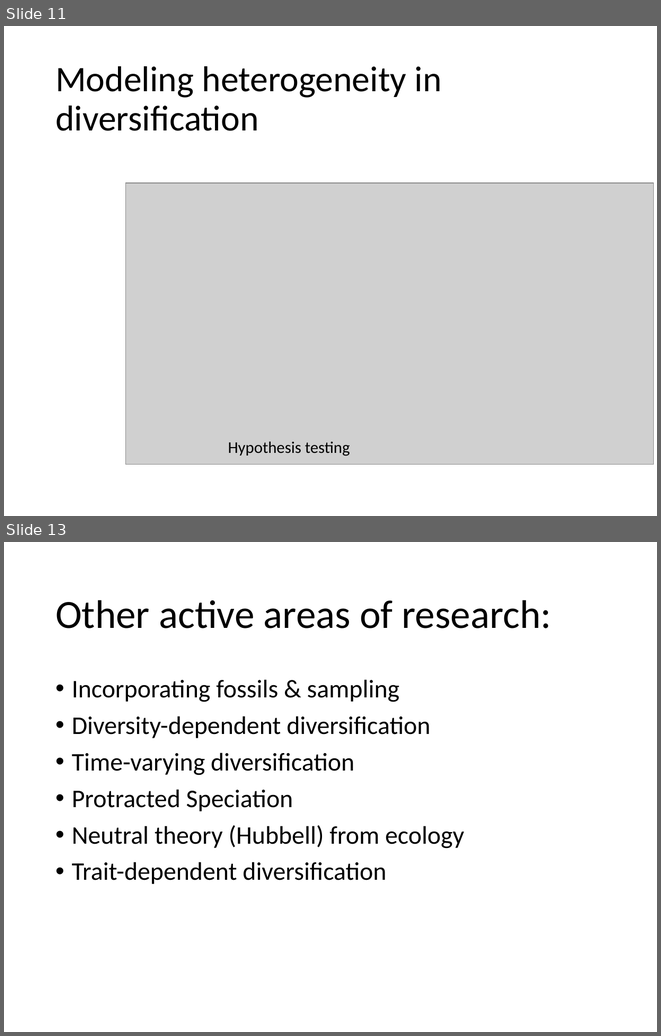
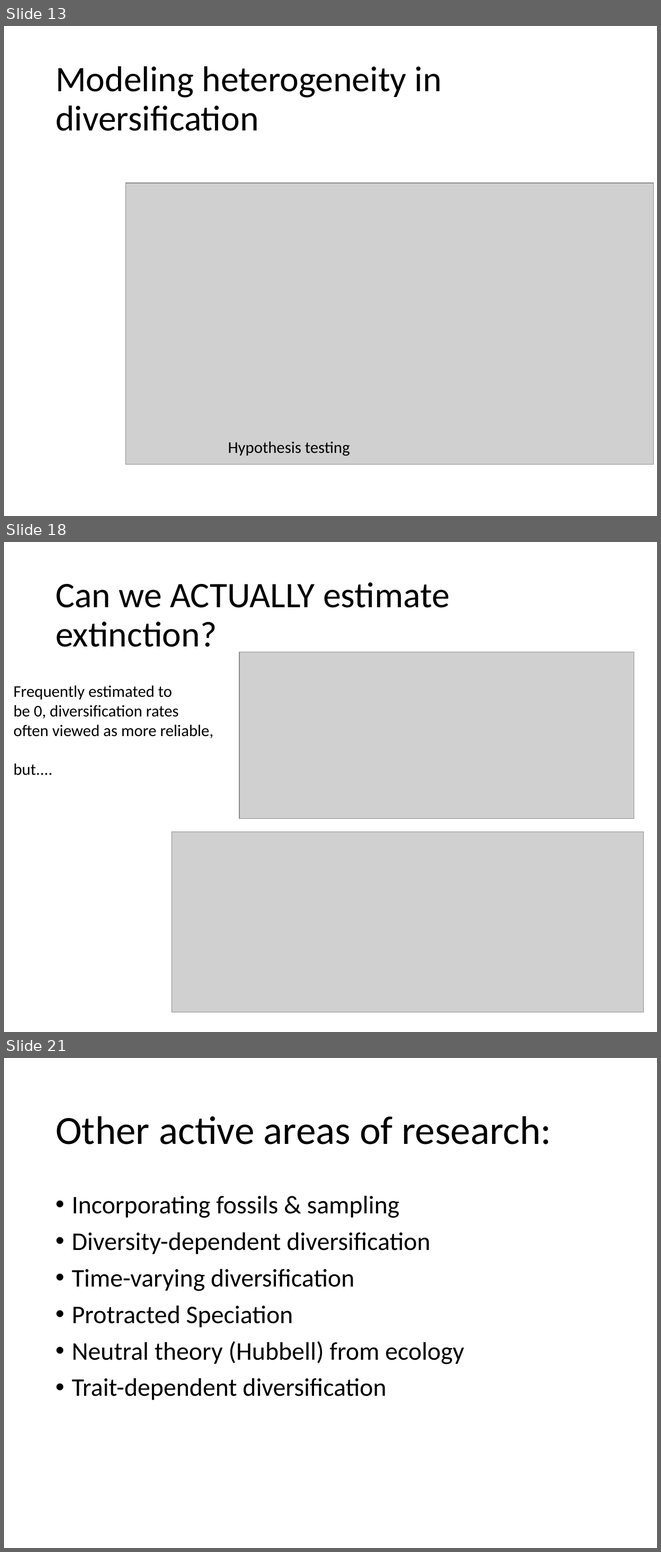
Before and after one commit to uyedaj/macrophy_course, a slide deck: lectures/slides/Diversification&SSE.pptx. Shown one above the other, each under a label of ours: slides 11 and 13 before the commit, slides 13, 18 and 21 after it; the slides between them are not shown. The pictures are 661x1036 and 661x1552 pixels, drawn with LibreOffice and Linux fonts; fonts in the diff are those of the drawing; grey boxes stand for pictures. Boxes give left, top, right and bottom in pixels: in the first picture for what was removed or moved away, otherwise in the second. Text is boxed around its words. In the diff, an @@ line names an element or a change of style, - is before the commit and + after.

Commit message:
Diversification lecture

```diff
--- a/lectures/slides/Diversification&SSE.pptx
+++ b/lectures/slides/Diversification&SSE.pptx
@@ slide 18 added at (4,542,657,1032), background #FFFFFF @@
@@ title added at (55,582,450,647), 39.6 pt, text #000000 @@
+Can we ACTUALLY estimate extinction?
@@ picture added at (239,652,634,818) @@
@@ text added at (14,685,214,775), 18 pt, text #000000 @@
+Frequently estimated to
+be 0, diversification rates
+often viewed as more reliable,
+but....
@@ picture added at (172,832,643,1012) @@
@@ what was slide 11 is now slide 13 @@
@@ what was slide 13 is now slide 21 @@
```
Also in this commit, not shown: 5 slides changed, 8 other slides added, 2 other files.
